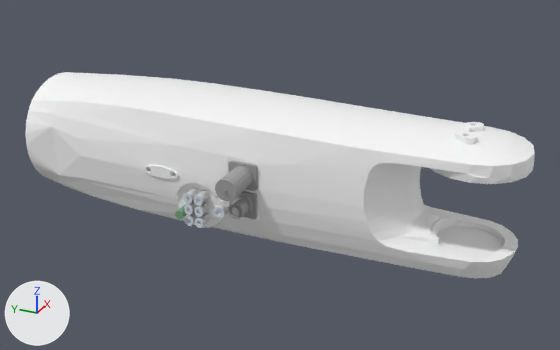
An edit to the OBJ model docs/public/sim/models/kuka_vcmx/KR_10_R1100_CR/A4.obj, drawn before and after from the same camera.
Rendered twice from a camera (50 mm lens) standing at (-0.575, -0.089, 0.278) and looking at (-0.009, 0.166, -0.005). Every picture has the same lights, and +X, +Y and +Z are marked at lower left. The first picture is the older version. Where no turn or scale is listed for an object, it has been applied to the vertices.

The first picture shows 'A4'.
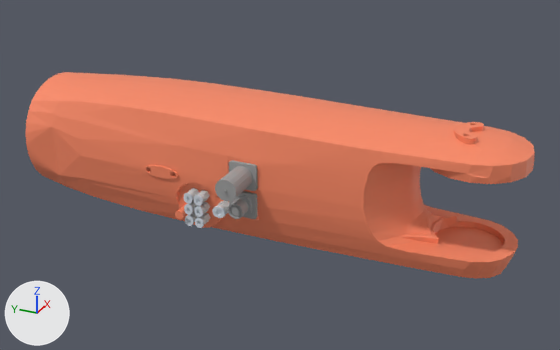
What changed in the scene script:
```text
Change mat_mat_0:
    mat_mat_0.base_color: (0.957, 0.957, 0.957) -> (0.961, 0.251, 0.129)  # white #fafafa -> orange #fb8965
```

Changed parts and their boxes (x1, y1, x2, y2) in the pictures (560 x 350 px):
'A4', recoloured (white to orange): (25, 72, 535, 279) in both
